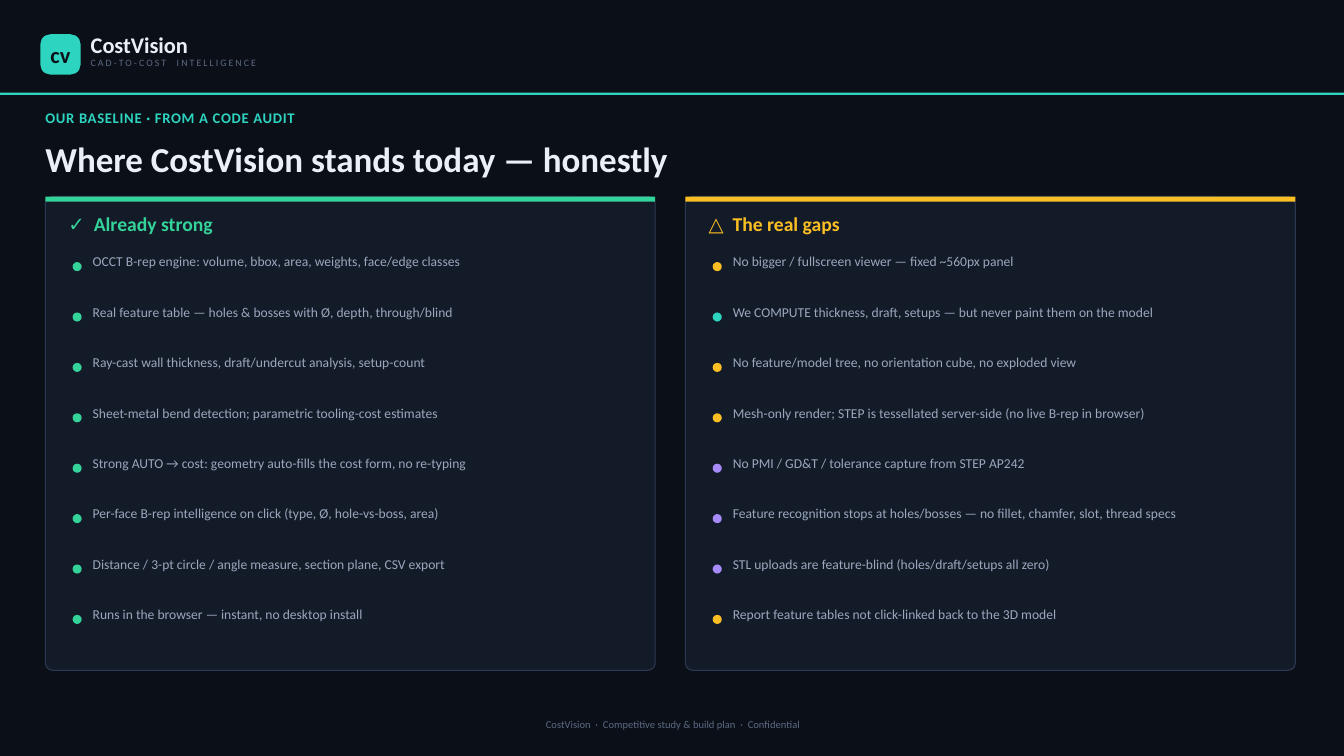
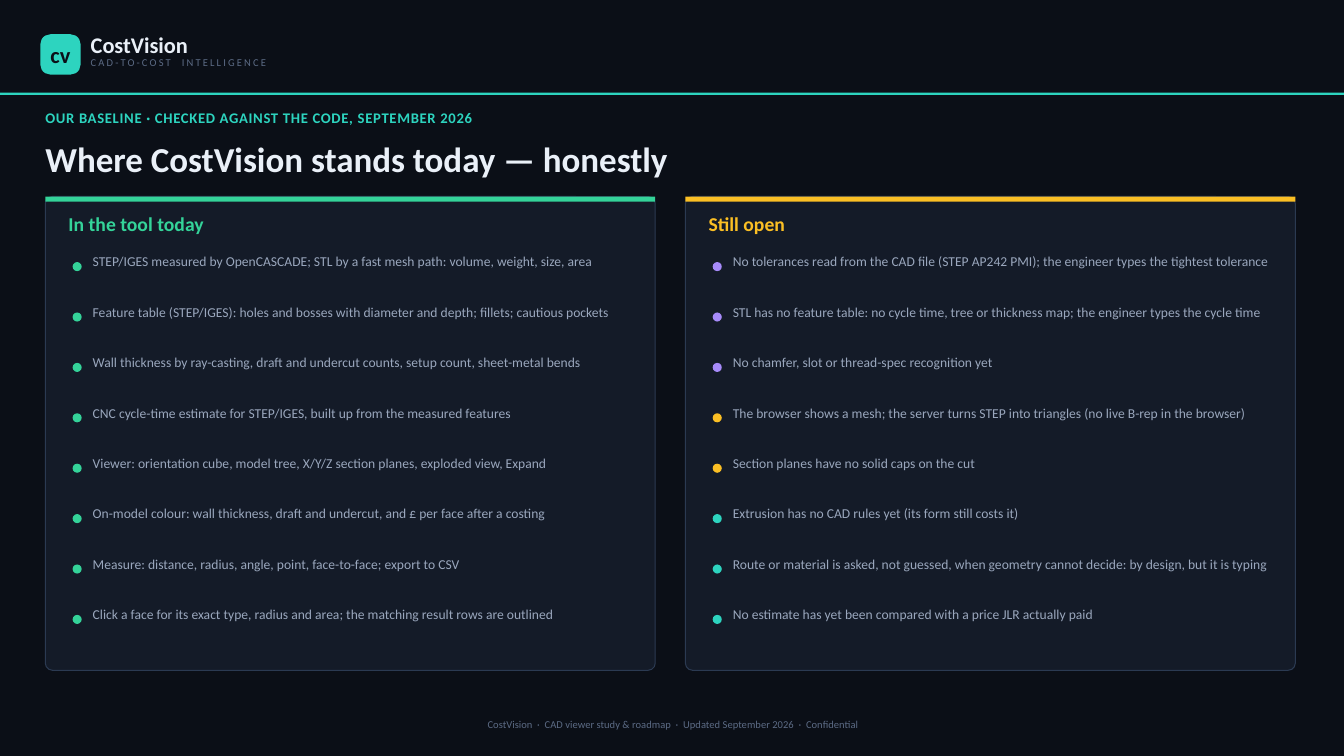
Before and after one commit to bhosaleavinash546/leamington-marathi, a slide deck: slide 6 of CostVision-3D-CAD-Viewer-Study-and-Roadmap.pptx. Drawn at 1344x756 pixels with LibreOffice and Linux fonts; fonts in the diff are those of the drawing. Boxes give left, top, right and bottom in pixels: in the first picture for what was removed or moved away, otherwise in the second. Text is boxed around its words. In the diff, an @@ line names an element or a change of style, - is before the commit and + after.

```diff
--- a/CostVision-3D-CAD-Viewer-Study-and-Roadmap.pptx
+++ b/CostVision-3D-CAD-Viewer-Study-and-Roadmap.pptx
@@ text "CAD-TO-COST INTELLIGENCE" at bbox=[91, 59, 266, 66]: size 7 to 7.5 pt @@
@@ text at bbox=[45, 113, 472, 125]: text changed @@
-OUR BASELINE · FROM A CODE AUDIT
+OUR BASELINE · CHECKED AGAINST THE CODE, SEPTEMBER 2026
@@ text at bbox=[68, 217, 203, 234]: text changed @@
-✓ Already strong
+In the tool today
@@ text at bbox=[709, 217, 784, 234]: text changed @@
-△ The real gaps
+Still open
@@ text at bbox=[93, 256, 592, 269]: text changed @@
-OCCT B-rep engine: volume, bbox, area, weights, face/edge classes
+STEP/IGES measured by OpenCASCADE; STL by a fast mesh path: volume, weight, size, area
@@ ellipse at bbox=[713, 262, 722, 271]: fill #FBBF24 to #A78BFA @@
@@ text at bbox=[733, 256, 1268, 269]: text changed @@
-No bigger / fullscreen viewer — fixed ~560px panel
+No tolerances read from the CAD file (STEP AP242 PMI); the engineer types the tightest tolerance
@@ text at bbox=[93, 307, 608, 319]: text changed @@
-Real feature table — holes & bosses with Ø, depth, through/blind
+Feature table (STEP/IGES): holes and bosses with diameter and depth; fillets; cautious pockets
@@ ellipse at bbox=[713, 313, 722, 322]: fill #2DD4BF to #A78BFA @@
@@ text at bbox=[733, 307, 1260, 320]: text changed @@
-We COMPUTE thickness, draft, setups — but never paint them on the model
+STL has no feature table: no cycle time, tree or thickness map; the engineer types the cycle time
@@ text at bbox=[93, 357, 580, 370]: text changed @@
-Ray-cast wall thickness, draft/undercut analysis, setup-count
+Wall thickness by ray-casting, draft and undercut counts, setup count, sheet-metal bends
@@ text at bbox=[733, 357, 992, 370]: text changed @@
-No feature/model tree, no orientation cube, no exploded view
+No chamfer, slot or thread-spec recognition yet
@@ ellipse at bbox=[713, 363, 722, 372]: fill #FBBF24 to #A78BFA @@
@@ text at bbox=[93, 408, 510, 420]: text changed @@
-Sheet-metal bend detection; parametric tooling-cost estimates
+CNC cycle-time estimate for STEP/IGES, built up from the measured features
@@ text at bbox=[733, 408, 1245, 421]: text changed @@
-Mesh-only render; STEP is tessellated server-side (no live B-rep in browser)
+The browser shows a mesh; the server turns STEP into triangles (no live B-rep in the browser)
@@ text at bbox=[93, 458, 546, 470]: text changed @@
-Strong AUTO → cost: geometry auto-fills the cost form, no re-typing
+Viewer: orientation cube, model tree, X/Y/Z section planes, exploded view, Expand
@@ ellipse at bbox=[713, 464, 722, 473]: fill #A78BFA to #FBBF24 @@
@@ text at bbox=[733, 458, 974, 470]: text changed @@
-No PMI / GD&T / tolerance capture from STEP AP242
+Section planes have no solid caps on the cut
@@ text at bbox=[93, 508, 545, 521]: text changed @@
-Per-face B-rep intelligence on click (type, Ø, hole-vs-boss, area)
+On-model colour: wall thickness, draft and undercut, and £ per face after a costing
@@ text at bbox=[733, 508, 1019, 520]: text changed @@
-Feature recognition stops at holes/bosses — no fillet, chamfer, slot, thread specs
+Extrusion has no CAD rules yet (its form still costs it)
@@ ellipse at bbox=[713, 514, 722, 523]: fill #A78BFA to #2DD4BF @@
@@ text at bbox=[93, 559, 459, 571]: text changed @@
-Distance / 3-pt circle / angle measure, section plane, CSV export
+Measure: distance, radius, angle, point, face-to-face; export to CSV
@@ ellipse at bbox=[713, 565, 722, 574]: fill #A78BFA to #2DD4BF @@
@@ text at bbox=[733, 559, 1266, 572]: text changed @@
-STL uploads are feature-blind (holes/draft/setups all zero)
+Route or material is asked, not guessed, when geometry cannot decide: by design, but it is typing
@@ text at bbox=[93, 609, 553, 622]: text changed @@
-Runs in the browser — instant, no desktop install
+Click a face for its exact type, radius and area; the matching result rows are outlined
@@ ellipse at bbox=[713, 615, 722, 624]: fill #FBBF24 to #2DD4BF @@
@@ text at bbox=[733, 609, 1093, 621]: text changed @@
-Report feature tables not click-linked back to the 3D model
+No estimate has yet been compared with a price JLR actually paid
@@ text at bbox=[488, 721, 858, 730]: text changed @@
-CostVision · Competitive study & build plan · Confidential
+CostVision · CAD viewer study & roadmap · Updated September 2026 · Confidential
```
Also in this commit, not shown: 14 other slides changed, 1 slide added, 1 slide removed, 1 other file.
